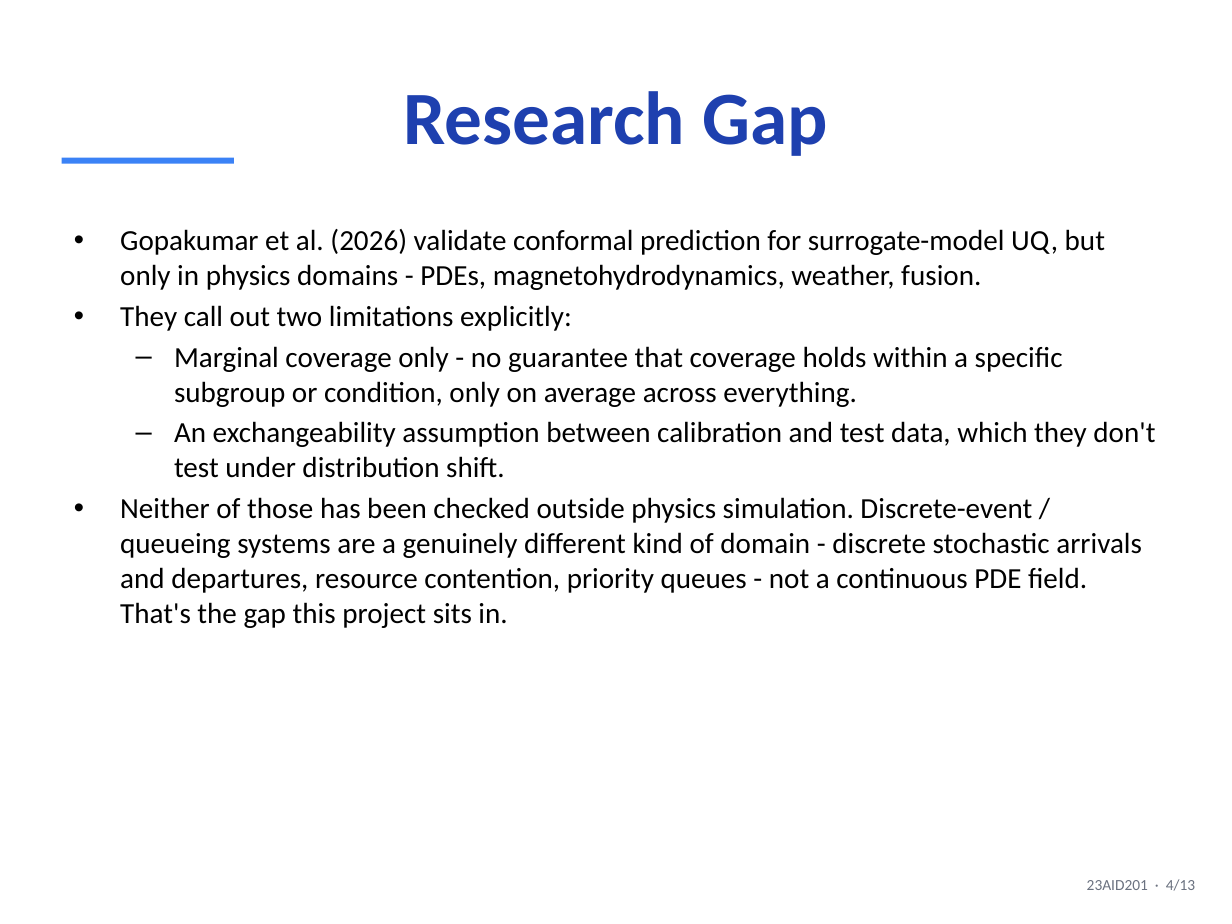
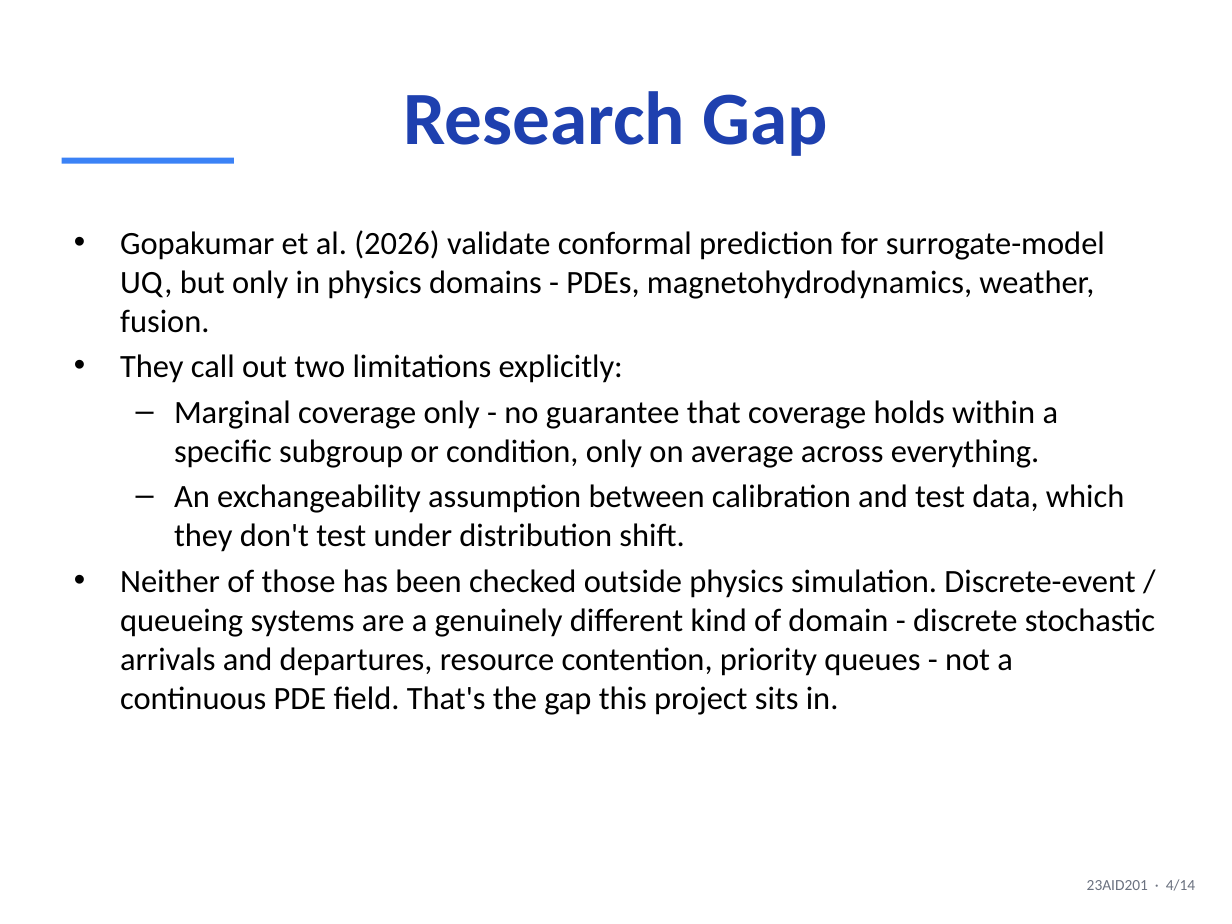
Before and after one commit to DUNE-ODYSSEY/Mondrian-Conformal-Prediction-On-Discrete-Event-Simulation, a slide deck: slide 4 of slides/mid_sem_presentation.pptx. Drawn at 1232x924 pixels with LibreOffice and Linux fonts; fonts in the diff are those of the drawing. Boxes give left, top, right and bottom in pixels: in the first picture for what was removed or moved away, otherwise in the second. Text is boxed around its words. In the diff, an @@ line names an element or a change of style, - is before the commit and + after.

```diff
--- a/slides/mid_sem_presentation.pptx
+++ b/slides/mid_sem_presentation.pptx
@@ text "Gopakumar et al. (2026) validate ..." at (120,230,1155,715): size 17 to 19 pt @@
@@ text at (1087,879,1195,891): text changed @@
-23AID201 · 4/13
+23AID201 · 4/14
```
Also in this commit, not shown: 11 other slides changed, 1 slide added, 1 other file.
